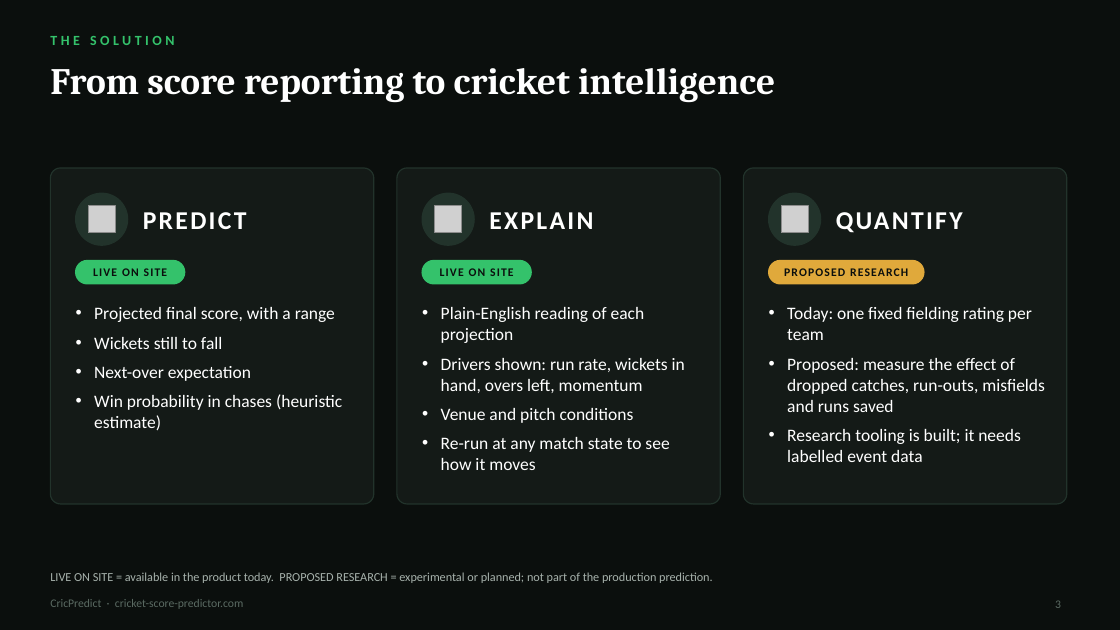
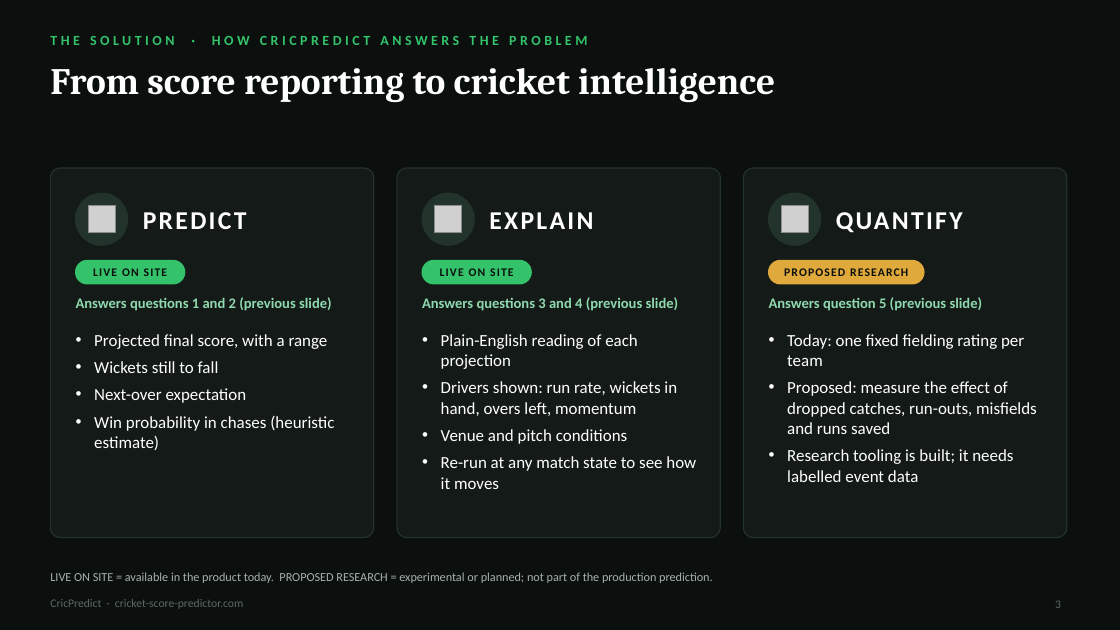
Before and after one commit to econsmaestro/cricket-score-predictor, a slide deck: slide 3 of presentation/CricPredict_Cricketviz.pptx. Drawn at 1120x630 pixels with LibreOffice and Linux fonts; fonts in the diff are those of the drawing; grey boxes stand for pictures. Boxes give left, top, right and bottom in pixels: in the first picture for what was removed or moved away, otherwise in the second. Text is boxed around its words. In the diff, an @@ line names an element or a change of style, - is before the commit and + after.

```diff
--- a/presentation/CricPredict_Cricketviz.pptx
+++ b/presentation/CricPredict_Cricketviz.pptx
@@ text at (50, 36, 587, 45): text changed @@
-THE SOLUTION
+THE SOLUTION · HOW CRICPREDICT ANSWERS THE PROBLEM
@@ rounded rectangle: place and size @@
-rounded rectangle at (50, 168, 374, 504)
+rounded rectangle at (50, 168, 374, 538)
@@ rounded rectangle: place and size @@
-rounded rectangle at (397, 168, 720, 504)
+rounded rectangle at (397, 168, 720, 538)
@@ rounded rectangle: place and size @@
-rounded rectangle at (744, 168, 1067, 504)
+rounded rectangle at (744, 168, 1067, 538)
@@ text added at (76, 297, 332, 311), 12.5 pt, text #8FD9AE, bold @@
+Answers questions 1 and 2 (previous slide)
@@ text added at (422, 297, 679, 311), 12.5 pt, text #8FD9AE, bold @@
+Answers questions 3 and 4 (previous slide)
@@ text added at (769, 297, 983, 311), 12.5 pt, text #8FD9AE, bold @@
+Answers question 5 (previous slide)
@@ text "Projected final score, with a ...": place and size @@
-text "Projected final score, with a ..." at (94, 307, 342, 431)
+text "Projected final score, with a ..." at (94, 334, 334, 450)
@@ text "Plain-English reading of each projection": place and size @@
-text "Plain-English reading of each projection" at (441, 307, 685, 470)
+text "Plain-English reading of each projection" at (441, 334, 696, 489)
@@ size 15 to 14.5 pt; less space between paragraphs in 3 elements at (94, 334, 334, 450), (441, 334, 696, 489), (787, 334, 1037, 482) @@
@@ text "Today: one fixed fielding rating ...": place and size @@
-text "Today: one fixed fielding rating ..." at (787, 307, 1045, 462)
+text "Today: one fixed fielding rating ..." at (787, 334, 1037, 482)
```
Also in this commit, not shown: 1 other slide changed, 2 other files.
